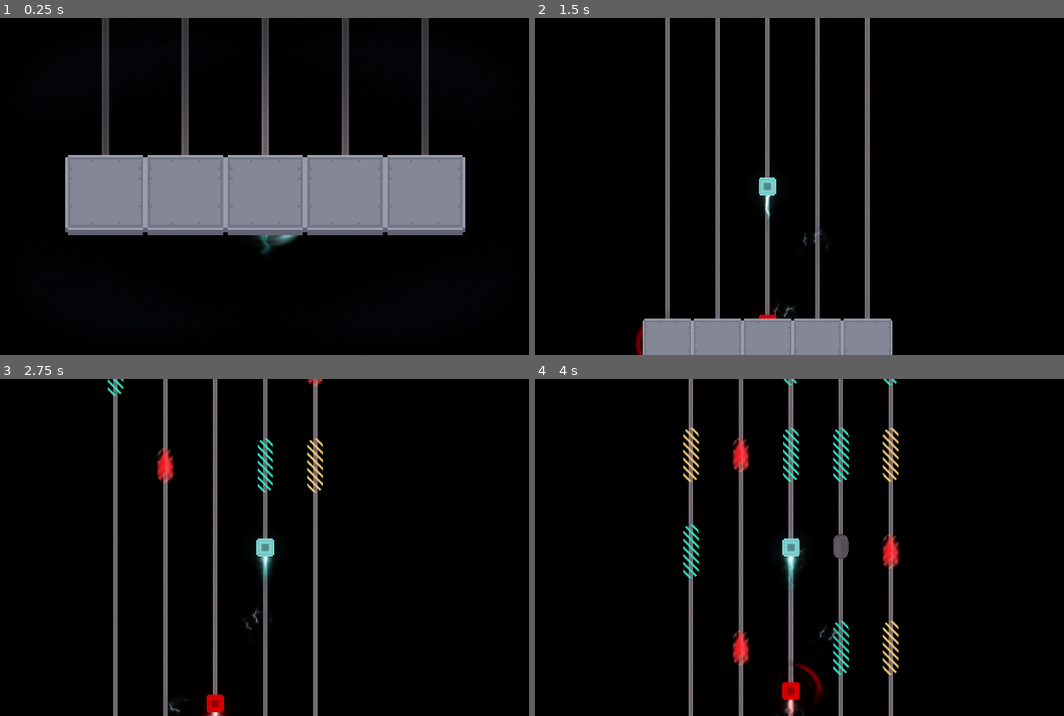
Above: before the commit, frames 1-4 (two rows, left to right).
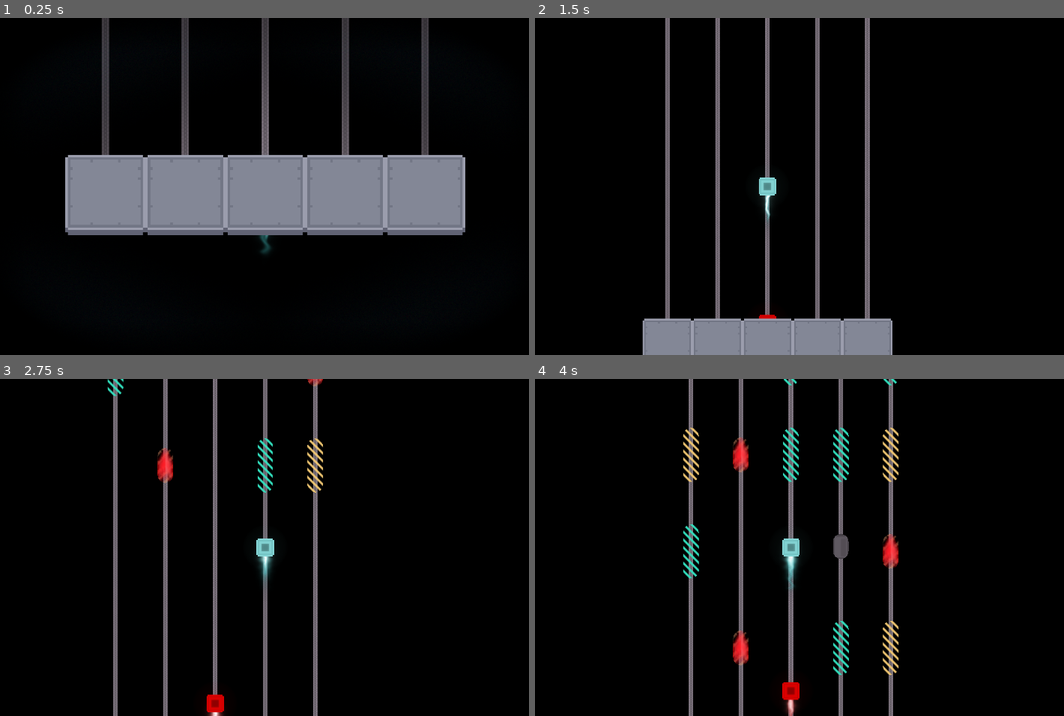
Above: after the commit, the same moments.

Repository: elpozewaunig/LanLinerReconciliation
Game: Godot game, scene res://scenes/main.tscn
The game is run twice, just before and just after one commit, with the same random seed, the same clock (stepped at 60 frames per second) and the same inputs.
Inputs:
- Up to frame 1 (0.25 s): no input
- Up to frame 2 (1.5 s): hold Right (ui_right) 0.53-1.28 s; hold Left (ui_left) from 1.28 s (still down)
- Up to frame 3 (2.75 s): release Left (ui_left) at 2.03 s; hold Right (ui_right) from 2.03 s (still down)
- Up to frame 4 (4 s): release Right (ui_right) at 2.78 s; hold Up (ui_up) 2.78-3.53 s; hold Left (ui_left) from 3.53 s (still down)

The runs differ from the first frame. In frame 1, 0.2% of the frame differs, in the area x 48-57%, y 64-68%; in frame 2, 0.2%; in frame 3, 0.1%; in frame 4, 0.2%, in the area x 45-59%, y 50-100%.

Commit message:
Deleted particles again as requested

Diff:
--- a/scenes/enemy.tscn
+++ b/scenes/enemy.tscn
@@ -1,11 +1,9 @@
-[gd_scene load_steps=14 format=3 uid="uid://4cpqid7g3o70"]
+[gd_scene load_steps=12 format=3 uid="uid://4cpqid7g3o70"]
 
 [ext_resource type="Script" path="res://scripts/Enemy.gd" id="1_037od"]
 [ext_resource type="Texture2D" uid="uid://qn5wy2v6josb" path="res://assets/enemy.png" id="2_mkgco"]
 [ext_resource type="Texture2D" uid="uid://dy3v7b64edpb6" path="res://assets/trialsheetenemy.png" id="3_l8ft8"]
 [ext_resource type="Script" path="res://scripts/TrailAnimation.gd" id="4_38np1"]
-[ext_resource type="Texture2D" uid="uid://cp0oaawxqu400" path="res://assets/twirl_03.png" id="5_kle1l"]
-[ext_resource type="Texture2D" uid="uid://b868fu7vn0f6e" path="res://assets/spark_04.png" id="6_av215"]
 
 [sub_resource type="CanvasItemMaterial" id="CanvasItemMaterial_lk7ji"]
 
@@ -78,62 +76,3 @@
 scale = Vector2(0.565, 0.401)
 sprite_frames = SubResource("SpriteFrames_be6dp")
 script = ExtResource("4_38np1")
-
-[node name="ParticleSysMoveLeft" type="Node2D" parent="."]
-
-[node name="CPUParticles2D" type="CPUParticles2D" parent="ParticleSysMoveLeft"]
-amount = 1
-lifetime = 1.5
-speed_scale = 2.0
-texture = ExtResource("5_kle1l")
-emission_shape = 1
-emission_sphere_radius = 0.01
-gravity = Vector2(0, 0)
-angular_velocity_min = 150.0
-angular_velocity_max = 150.0
-scale_amount_min = 0.45
-scale_amount_max = 0.45
-color = Color(0.443137, 0, 0.0117647, 1)
-
-[node name="CPUParticles2D2" type="CPUParticles2D" parent="ParticleSysMoveLeft"]
-amount = 16
-lifetime = 10.0
-explosiveness = 0.12
-texture = ExtResource("6_av215")
-gravity = Vector2(260.18, 0)
-initial_velocity_max = 36.9
-angular_velocity_max = 169.2
-scale_amount_min = 0.35
-scale_amount_max = 0.35
-color = Color(0.443137, 0, 0.0117647, 1)
-
-[node name="ParticleSysMoveRight" type="Node2D" parent="."]
-visible = false
-
-[node name="CPUParticles2D" type="CPUParticles2D" parent="ParticleSysMoveRight"]
-visible = false
-amount = 1
-lifetime = 39.0
-speed_scale = 2.0
-texture = ExtResource("5_kle1l")
-emission_shape = 1
-emission_sphere_radius = 0.01
-gravity = Vector2(0, 0)
-angular_velocity_min = -150.0
-angular_velocity_max = -150.0
-scale_amount_min = 0.45
-scale_amount_max = 0.45
-color = Color(0.444371, 0, 0.0100586, 1)
-
-[node name="CPUParticles2D2" type="CPUParticles2D" parent="ParticleSysMoveRight"]
-visible = false
-amount = 16
-lifetime = 10.0
-explosiveness = 0.12
-texture = ExtResource("6_av215")
-gravity = Vector2(-260.18, 0)
-initial_velocity_max = 36.9
-angular_velocity_max = 169.2
-scale_amount_min = 0.35
-scale_amount_max = 0.35
-color = Color(0.443137, 0, 0.0117647, 1)
--- a/scenes/player.tscn
+++ b/scenes/player.tscn
@@ -7,8 +7,6 @@
 [ext_resource type="Texture2D" uid="uid://clplopyknmamn" path="res://assets/trialsheet.png" id="4_gc2fj"]
 [ext_resource type="Script" path="res://scripts/TrailAnimation.gd" id="5_3ppbk"]
 [ext_resource type="PackedScene" uid="uid://cmhaktjvtnwyh" path="res://scenes/control_overlay.tscn" id="7_wphgy"]
-[ext_resource type="Texture2D" uid="uid://cp0oaawxqu400" path="res://assets/twirl_03.png" id="8_15hpb"]
-[ext_resource type="Texture2D" uid="uid://b868fu7vn0f6e" path="res://assets/spark_04.png" id="9_6d0nb"]
 
 [sub_resource type="CanvasItemMaterial" id="CanvasItemMaterial_lk7ji"]
 
@@ -93,61 +91,4 @@
 
 [node name="ControlOverlay" parent="." instance=ExtResource("7_wphgy")]
 
-[node name="ParticleSysMoveLeft" type="Node2D" parent="."]
-visible = false
-
-[node name="CPUParticles2D" type="CPUParticles2D" parent="ParticleSysMoveLeft"]
-amount = 1
-lifetime = 1.5
-speed_scale = 2.0
-texture = ExtResource("8_15hpb")
-emission_shape = 1
-emission_sphere_radius = 0.01
-gravity = Vector2(0, 0)
-angular_velocity_min = 150.0
-angular_velocity_max = 150.0
-scale_amount_min = 0.45
-scale_amount_max = 0.45
-color = Color(0.519225, 0.764319, 0.7809, 1)
-
-[node name="CPUParticles2D2" type="CPUParticles2D" parent="ParticleSysMoveLeft"]
-amount = 16
-lifetime = 10.0
-explosiveness = 0.12
-texture = ExtResource("9_6d0nb")
-gravity = Vector2(260.18, 0)
-initial_velocity_max = 36.9
-angular_velocity_max = 169.2
-scale_amount_min = 0.35
-scale_amount_max = 0.35
-color = Color(0.693722, 0.855936, 0.902581, 1)
-
-[node name="ParticleSysMoveRight" type="Node2D" parent="."]
-
-[node name="CPUParticles2D" type="CPUParticles2D" parent="ParticleSysMoveRight"]
-amount = 1
-lifetime = 39.0
-speed_scale = 2.0
-texture = ExtResource("8_15hpb")
-emission_shape = 1
-emission_sphere_radius = 0.01
-gravity = Vector2(0, 0)
-angular_velocity_min = -150.0
-angular_velocity_max = -150.0
-scale_amount_min = 0.45
-scale_amount_max = 0.45
-color = Color(0.519225, 0.764319, 0.7809, 1)
-
-[node name="CPUParticles2D2" type="CPUParticles2D" parent="ParticleSysMoveRight"]
-amount = 16
-lifetime = 10.0
-explosiveness = 0.12
-texture = ExtResource("9_6d0nb")
-gravity = Vector2(-260.18, 0)
-initial_velocity_max = 36.9
-angular_velocity_max = 169.2
-scale_amount_min = 0.35
-scale_amount_max = 0.35
-color = Color(0.693722, 0.855936, 0.902581, 1)
-
 [connection signal="choice_btn_pressed" from="." to="ControlOverlay" method="_on_choice_btn_pressed"]
Not shown: 1 places in scenes/player.tscn that only renumber resources
